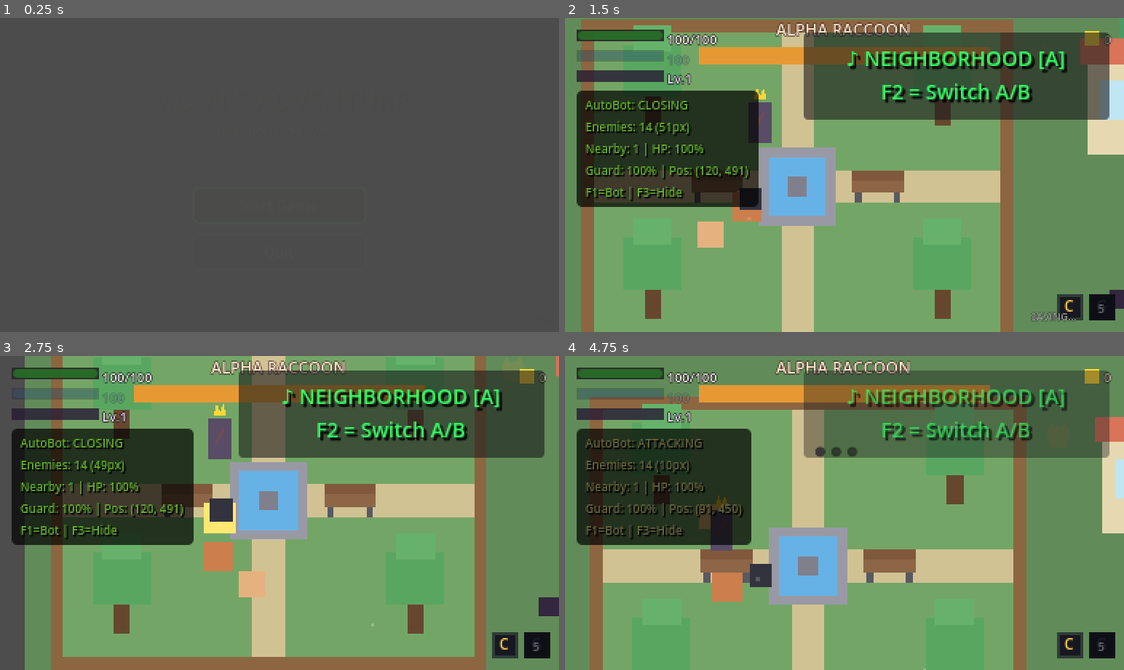
Above: before the commit, frames 1-4 (two rows, left to right).
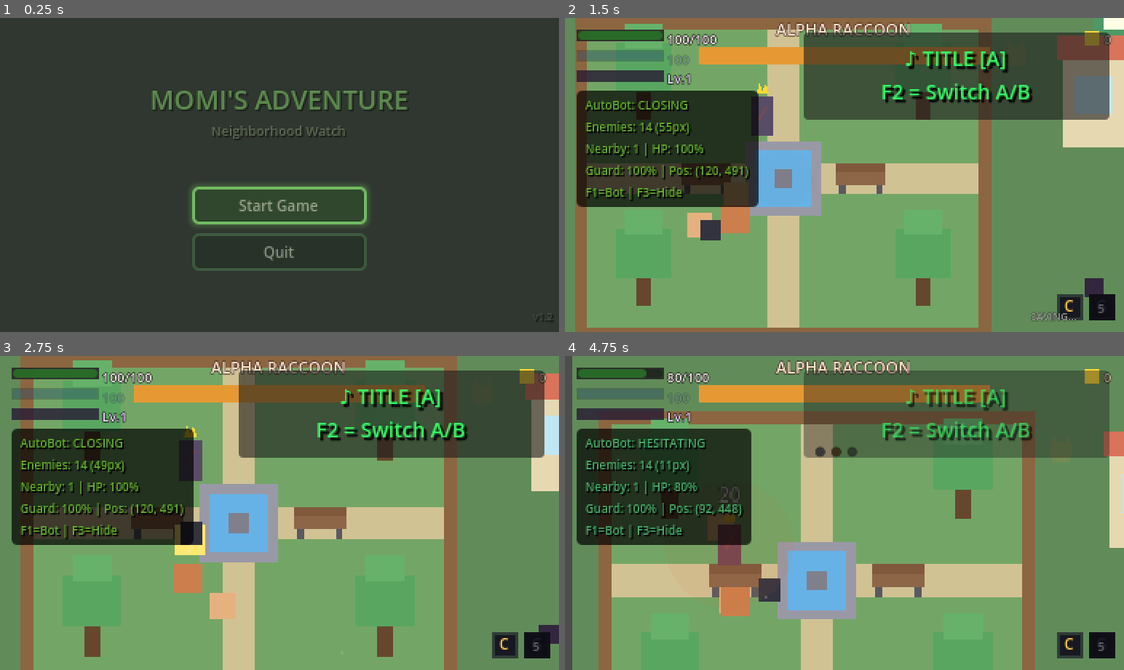
Above: after the commit, the same moments.

Repository: anthonyscry/momi-chronicles
Game: Godot game, scene res://ui/menus/title_screen.tscn
The game is run twice, just before and just after one commit, with the same random seed, the same clock (stepped at 60 frames per second) and the same inputs.
Inputs (mouse positions are in pixels of both pictures, inside the frame that each line leads up to):
- Up to frame 1 (0.25 s): no input
- Up to frame 2 (1.5 s): click (844, 206) at 0.5 s, where only the run after the commit has a clickable "Start Game"; tap Enter (ui_accept) at 1.25 s; move the mouse to (967, 159) at 1.27 s; hold D (move_right) from 1.28 s (still down); hold Space (attack) from 1.28 s (still down); click (967, 159) at 1.42 s
- Up to frame 3 (2.75 s): tap Enter (ui_accept) at 1.52, 2.27 s; tap V (block) at 1.55, 2.1 s; move the mouse to (167, 528) at 2.02 s; release D (move_right) at 2.03 s; release Space (attack) at 2.03 s; hold S (move_down) from 2.03 s (still down); tap Q (cycle_companion) at 2.3 s
- Up to frame 4 (4.75 s): move the mouse to (900, 443) at 2.77 s; release S (move_down) at 2.78 s; hold D (move_right) 2.78-3.53 s; hold Q (cycle_companion) 2.78-3.53 s; tap X (dodge) at 3.05, 3.6 s; move the mouse to (816, 575) at 3.52 s; hold W (move_up) 3.53-4.28 s; click (816, 575) at 3.67 s; tap Enter (ui_accept) at 3.77, 4.52 s; tap E (interact) at 3.8 s; move the mouse to (1012, 560) at 4.27 s; hold A (move_left) from 4.28 s (still down); hold E (interact) from 4.28 s (still down); tap Shift (run) at 4.55 s

The runs differ from the first frame. In frame 1, 98% of the frame differs, in the area x 0-100%, y 0-100%; in frame 2, 26%; in frame 3, 47%; in frame 4, 28%.

Commit message:
fix: full bug audit — stuck input, class resolution, zone exits, boss arena
9 bugs fixed across 13 files:

Stuck Input (root cause of F1 toggle not working):
- Ring menu navigation pressed move_left/right/down without release
- Created _tap_action() helper: press + release next frame
- Replaced all 11 Input.parse_input_event calls with _tap_action()
- Added directional actions to toggle-off cleanup
- Added UI focus release on bot disable

Class Resolution Cascade (zero parse errors now):
- CompanionData autoload not available at parse time
- Used const preload() pattern in companion_ai, companion_base,
  party_manager, and base_zone (for InteractiveGrass)
- Removed CompanionAI type annotation to break dependency chain

Zone & Combat Fixes:
- Boss arena: added Player instance + camera limits + victory exit
- Boss buffed: HP 200->400, DMG 25->35 (50 enraged), faster attacks
- Zone exits: 0.5s entry cooldown prevents bounce-back
- Backyard spawn moved away from exit (30->60px, 108->140px)
- EnemyBase: virtual get_attack_state_name() for enemy subtypes
- StrayCat: overrides to CatPounce instead of missing Attack
- enemy_chase.gd: uses dynamic attack state name

Diff:
--- a/autoloads/auto_bot.gd
+++ b/autoloads/auto_bot.gd
@@ -232,6 +232,7 @@
 
 # Auto-start flag to prevent spam clicking
 var auto_start_attempted: bool = false
+var auto_start_delay: float = 1.5  # Wait for title screen animation to finish
 
 # =============================================================================
 # LIFECYCLE
@@ -254,27 +255,20 @@
 	# Toggle with F1
 	_handle_toggle_input()
 
-	# Auto-start: If on title screen and no player, click appropriate button (once)
+	# Auto-start: If on title screen and no player, auto-click start/continue
 	if enabled and player_ref == null and not auto_start_attempted:
-		# First check for confirmation dialog (overwrite save prompt)
-		var confirm_dialog = get_tree().root.find_child("ConfirmationDialog", true, false)
-		if confirm_dialog and confirm_dialog is ConfirmationDialog and confirm_dialog.visible:
-			auto_start_attempted = true
-			print("[AutoBot] Confirming new game!")
-			confirm_dialog.confirmed.emit()
+		if auto_start_delay > 0:
+			auto_start_delay -= delta
 		else:
-			# Prefer Continue if it exists (has save), otherwise Start
-			var continue_btn = get_tree().root.find_child("ContinueButton", true, false)
-			if continue_btn and continue_btn is Button and continue_btn.visible:
+			var scene = get_tree().current_scene
+			if scene is TitleScreen:
 				auto_start_attempted = true
-				print("[AutoBot] Continuing saved game!")
-				continue_btn.pressed.emit()
-			else:
-				var start_btn = get_tree().root.find_child("StartButton", true, false)
-				if start_btn and start_btn is Button and start_btn.visible:
-					auto_start_attempted = true
+				if SaveManager.has_save():
+					print("[AutoBot] Continuing saved game!")
+					scene._on_continue_pressed()
+				else:
 					print("[AutoBot] Starting new game!")
-					start_btn.pressed.emit()
+					scene._on_start_pressed()
 
 	# Get player reference
 	_ensure_player_reference()
@@ -370,6 +364,7 @@
 		if player_ref != null:
 			print("[AutoBot] Found player")
 			auto_start_attempted = false  # Reset for next title screen visit
+			auto_start_delay = 1.5  # Reset delay for next title screen
 			_zone_size_detected = false  # Re-detect zone on new player
 			zone_kills = 0  # Reset kill counter on zone transition
 			target_zone_exit = null  # Clear exit reference
@@ -393,6 +388,17 @@
 			is_charging = false
 			is_blocking = false
 			attempting_parry = false
+			# Release ALL virtual key presses — including directional inputs
+			# used by ring menu navigation (move_left/right/down) which share
+			# the same actions as player movement
+			for action in ["interact", "ring_menu", "attack", "dodge", "block",
+					"special_attack", "run", "cycle_companion",
+					"move_left", "move_right", "move_up", "move_down"]:
+				Input.action_release(action)
+			# Release UI focus so keyboard input goes back to the game
+			var viewport = get_viewport()
+			if viewport and viewport.gui_get_focus_owner():
+				viewport.gui_get_focus_owner().release_focus()
 
 
 # =============================================================================
@@ -1009,8 +1015,10 @@
 
 func _update_zone_awareness() -> void:
 	# Only re-detect when zone ref is lost (zone transition) or not yet detected
-	if _zone_size_detected and is_instance_valid(current_zone_ref):
-		return
+	if _zone_size_detected:
+		# If we have a zone ref, only re-detect if it becomes invalid (zone transition)
+		if current_zone_ref == null or is_instance_valid(current_zone_ref):
+			return
 
 	if player_ref == null:
 		return
@@ -1031,7 +1039,8 @@
 		var cam = player_ref.get_node("Camera2D")
 		var w = cam.limit_right - cam.limit_left
 		var h = cam.limit_bottom - cam.limit_top
-		if w > 0 and h > 0:
+		# Ignore Godot default limits (20M) — they mean "no limits set"
+		if w > 0 and h > 0 and w < 100000 and h < 100000:
 			current_zone_size = Vector2(w, h)
 			_zone_size_detected = true
 			print("[AutoBot] Zone size from camera: %s" % current_zone_size)
@@ -1844,10 +1853,7 @@
 			zone_exit_interact_cooldown = 1.0  # 1s cooldown between presses
 			if target_zone_exit.require_interaction:
 				# Simulate E press for interactive exits (manhole, boss door)
-				var event = InputEventAction.new()
-				event.action = "interact"
-				event.pressed = true
-				Input.parse_input_event(event)
+				_tap_action("interact")
 				print("[AutoBot] Pressing interact at zone exit: %s" % target_zone_exit.exit_id)
 			# Non-interactive exits trigger automatically when player walks in
 
@@ -1891,7 +1897,7 @@
 		if is_instance_valid(current_zone_ref):
 			# Search for ShopNPC in zone
 			for child in current_zone_ref.get_children():
-				if child is ShopNPC:
+				if child.get_script() and child.get_script().get_global_name() == &"ShopNPC":
 					shop_npc_ref = child
 					break
 
@@ -1922,16 +1928,22 @@
 		return false
 
 
+## Simulate a momentary action press — presses then releases next frame
+## Prevents synthetic inputs from getting stuck in the Input singleton
+func _tap_action(action_name: String) -> void:
+	Input.action_press(action_name)
+	# Release next frame so it registers as a single tap
+	await get_tree().process_frame
+	Input.action_release(action_name)
+
+
 ## Schedule closing the shop after a brief browse period
 func _schedule_shop_close() -> void:
 	# Close shop after 2 seconds (auto-browse)
 	await get_tree().create_timer(2.0).timeout
 
 	# Close shop via ESC/E
-	var close_event = InputEventAction.new()
-	close_event.action = "interact"
-	close_event.pressed = true
-	Input.parse_input_event(close_event)
+	_tap_action("interact")
 	print("[AutoBot] Closing shop")
 
 
@@ -1945,10 +1957,7 @@
 		return
 
 	# Simulate Q key press
-	var event = InputEventAction.new()
-	event.action = "cycle_companion"
-	event.pressed = true
-	Input.parse_input_event(event)
+	_tap_action("cycle_companion")
 
 	print("[AutoBot] Cycled companion -> %s" % GameManager.party_manager.active_companion_id)
 
@@ -1956,10 +1965,7 @@
 ## Test the ring menu by opening, browsing, and closing it
 func _test_ring_menu() -> void:
 	# Open ring menu
-	var open_event = InputEventAction.new()
-	open_event.action = "ring_menu"
-	open_event.pressed = true
-	Input.parse_input_event(open_event)
+	_tap_action("ring_menu")
 
 	print("[AutoBot] Testing ring menu...")
 
@@ -1997,31 +2003,19 @@
 
 	# Navigate right a few times
 	for i in range(3):
-		var nav_event = InputEventAction.new()
-		nav_event.action = "move_right"
-		nav_event.pressed = true
-		Input.parse_input_event(nav_event)
+		_tap_action("move_right")
 		await get_tree().create_timer(0.3).timeout
 
 	# Switch to next ring (down)
-	var switch_event = InputEventAction.new()
-	switch_event.action = "move_down"
-	switch_event.pressed = true
-	Input.parse_input_event(switch_event)
+	_tap_action("move_down")
 	await get_tree().create_timer(0.5).timeout
 
 	# Navigate a bit more
 	for i in range(2):
-		var nav_event = InputEventAction.new()
-		nav_event.action = "move_left"
-		nav_event.pressed = true
-		Input.parse_input_event(nav_event)
+		_tap_action("move_left")
 		await get_tree().create_timer(0.3).timeout
 
 	# Close ring menu
-	var close_event = InputEventAction.new()
-	close_event.action = "ring_menu"
-	close_event.pressed = true
-	Input.parse_input_event(close_event)
+	_tap_action("ring_menu")
 
 	print("[AutoBot] Ring menu test complete")
--- a/characters/companions/companion_base.gd
+++ b/characters/companions/companion_base.gd
@@ -35,13 +35,16 @@
 var attack_timer: float = 0.0
 const ATTACK_DURATION: float = 0.15
 
+## Preload to avoid autoload parse-time dependency
+const _CompanionData = preload("res://systems/party/companion_data.gd")
+
 ## Components
 @onready var sprite: Polygon2D = $Sprite2D
 @onready var collision: CollisionShape2D = $CollisionShape2D
 @onready var hitbox_area: Area2D = $Hitbox
 @onready var hitbox_shape: CollisionShape2D = $Hitbox/CollisionShape2D
 @onready var hurtbox_area: Area2D = $Hurtbox
-@onready var ai: CompanionAI = $CompanionAI
+@onready var ai = $CompanionAI  # Removed type to avoid parse-order dependency
 
 func _ready() -> void:
 	add_to_group("companions")
@@ -60,7 +63,7 @@
 
 	# Setup AI
 	if ai:
-		var preset = CompanionData.AIPreset.BALANCED
+		var preset = _CompanionData.AIPreset.BALANCED
 		if GameManager.party_manager:
 			preset = GameManager.party_manager.ai_presets.get(companion_id, preset)
 		ai.setup(self, preset)
@@ -70,7 +73,7 @@
 		hitbox_shape.disabled = true
 
 func _load_companion_data() -> void:
-	var data = CompanionData.get_companion(companion_id)
+	var data = _CompanionData.get_companion(companion_id)
 	if data.is_empty():
 		return
 
--- a/characters/enemies/boss_raccoon_king.gd
+++ b/characters/enemies/boss_raccoon_king.gd
@@ -8,13 +8,13 @@
 # =============================================================================
 
 ## Boss stats (override base)
-const BOSS_MAX_HP: int = 200
-const BOSS_DAMAGE: int = 25
-const BOSS_SPEED: float = 40.0
-const BOSS_EXP: int = 200
+const BOSS_MAX_HP: int = 400
+const BOSS_DAMAGE: int = 35
+const BOSS_SPEED: float = 50.0
+const BOSS_EXP: int = 500
 
 ## Attack pattern timings
-const ATTACK_COOLDOWN_BASE: float = 2.0
+const ATTACK_COOLDOWN_BASE: float = 1.5
 const ENRAGE_THRESHOLD: float = 0.5  # 50% HP
 
 ## Attack patterns
@@ -112,9 +112,10 @@
 	is_enraged = true
 	phase = 2
 
-	# Speed up attacks
-	attack_cooldown = ATTACK_COOLDOWN_BASE * 0.6
-	chase_speed = BOSS_SPEED * 2.0
+	# Speed up attacks and hit harder
+	attack_cooldown = ATTACK_COOLDOWN_BASE * 0.4
+	chase_speed = BOSS_SPEED * 2.5
+	attack_damage = BOSS_DAMAGE + 15  # 50 damage in enrage
 
 	# Visual feedback
 	if sprite:
--- a/characters/enemies/enemy_base.gd
+++ b/characters/enemies/enemy_base.gd
@@ -62,6 +62,11 @@
 	add_child(health_bar)
 	# Position above the enemy sprite
 	health_bar.position = Vector2(-12, -18)
+
+
+## Override to use a different attack state (e.g. CatPounce instead of Attack)
+func get_attack_state_name() -> String:
+	return "Attack"
 
 
 func is_alive() -> bool:
--- a/characters/enemies/states/enemy_chase.gd
+++ b/characters/enemies/states/enemy_chase.gd
@@ -30,7 +30,7 @@
 
 	# In attack range and can attack
 	if player.is_target_in_attack_range() and player.can_attack:
-		state_machine.transition_to("Attack")
+		state_machine.transition_to(player.get_attack_state_name())
 		return
 
 	var distance = player.get_distance_to_target()
--- a/characters/enemies/stray_cat.gd
+++ b/characters/enemies/stray_cat.gd
@@ -33,6 +33,11 @@
 		])
 
 
+## Cat attacks via pounce, not generic Attack state
+func get_attack_state_name() -> String:
+	return "CatPounce"
+
+
 ## Cat drops: 70% chance for 1-2 coins, 20% chance for health
 func _init_default_drops() -> void:
 	drop_table = [
--- a/components/zone_exit/zone_exit.gd
+++ b/components/zone_exit/zone_exit.gd
@@ -27,6 +27,7 @@
 # =============================================================================
 
 var player_in_area: bool = false
+var _entry_cooldown: float = 0.5  # Grace period after zone loads to prevent bounce-back
 
 # =============================================================================
 # NODE REFERENCES
@@ -53,8 +54,13 @@
 		indicator.color = indicator_color
 
 
+func _process(delta: float) -> void:
+	if _entry_cooldown > 0:
+		_entry_cooldown -= delta
+
+
 func _unhandled_input(event: InputEvent) -> void:
-	if require_interaction and player_in_area:
+	if require_interaction and player_in_area and _entry_cooldown <= 0:
 		if event.is_action_pressed("interact") or event.is_action_pressed("attack"):
 			_trigger_transition()
 
@@ -65,7 +71,7 @@
 func _on_body_entered(body: Node2D) -> void:
 	if body is Player:
 		player_in_area = true
-		if not require_interaction:
+		if not require_interaction and _entry_cooldown <= 0:
 			_trigger_transition()
 
 
--- a/systems/party/companion_ai.gd
+++ b/systems/party/companion_ai.gd
@@ -1,14 +1,17 @@
 extends Node
 class_name CompanionAI
 
+## Preload companion data to avoid autoload parse-time dependency
+const _CompanionData = preload("res://systems/party/companion_data.gd")
+
 ## AI behavior presets
-var preset: int = CompanionData.AIPreset.BALANCED
+var preset: int = _CompanionData.AIPreset.BALANCED
 
 ## Distance settings per preset
 const PRESET_DISTANCES: Dictionary = {
-	CompanionData.AIPreset.AGGRESSIVE: {"follow": 60, "attack": 120},
-	CompanionData.AIPreset.BALANCED: {"follow": 80, "attack": 100},
-	CompanionData.AIPreset.DEFENSIVE: {"follow": 40, "attack": 80},
+	_CompanionData.AIPreset.AGGRESSIVE: {"follow": 60, "attack": 120},
+	_CompanionData.AIPreset.BALANCED: {"follow": 80, "attack": 100},
+	_CompanionData.AIPreset.DEFENSIVE: {"follow": 40, "attack": 80},
 }
 
 ## Reference to owner
@@ -82,7 +85,7 @@
 
 func should_block() -> bool:
 	# Tank preset blocks more
-	if preset != CompanionData.AIPreset.DEFENSIVE:
+	if preset != _CompanionData.AIPreset.DEFENSIVE:
 		return false
 
 	# Check if enemy is attacking nearby
--- a/systems/party/party_manager.gd
+++ b/systems/party/party_manager.gd
@@ -1,5 +1,8 @@
 extends Node
 class_name PartyManager
+
+## Preload companion data to avoid autoload parse-time dependency
+const _CompanionData = preload("res://systems/party/companion_data.gd")
 
 signal active_companion_changed(companion_id: String)
 signal companion_knocked_out(companion_id: String)
@@ -20,9 +23,9 @@
 
 ## AI preset per companion
 var ai_presets: Dictionary = {
-	"momi": CompanionData.AIPreset.AGGRESSIVE,
-	"cinnamon": CompanionData.AIPreset.DEFENSIVE,
-	"philo": CompanionData.AIPreset.BALANCED,
+	"momi": _CompanionData.AIPreset.AGGRESSIVE,
+	"cinnamon": _CompanionData.AIPreset.DEFENSIVE,
+	"philo": _CompanionData.AIPreset.BALANCED,
 }
 
 ## Pending health/meters from save data (applied when companions register)
@@ -130,7 +133,7 @@
 	var result: Array[Dictionary] = []
 
 	for companion_id in PARTY_ORDER:
-		var data = CompanionData.get_companion(companion_id)
+		var data = _CompanionData.get_companion(companion_id)
 		data["is_active"] = (companion_id == active_companion_id)
 		data["is_knocked_out"] = knocked_out.has(companion_id)
 
@@ -198,9 +201,9 @@
 		knocked_out[ko_id] = true
 
 	ai_presets = data.get("presets", {
-		"momi": CompanionData.AIPreset.AGGRESSIVE,
-		"cinnamon": CompanionData.AIPreset.DEFENSIVE,
-		"philo": CompanionData.AIPreset.BALANCED,
+		"momi": _CompanionData.AIPreset.AGGRESSIVE,
+		"cinnamon": _CompanionData.AIPreset.DEFENSIVE,
+		"philo": _CompanionData.AIPreset.BALANCED,
 	}).duplicate()
 
 	# Store pending health/meters for deferred application
--- a/world/zones/backyard.gd
+++ b/world/zones/backyard.gd
@@ -10,8 +10,8 @@
 
 ## Named spawn points in this zone
 var spawn_points: Dictionary = {
-	"default": Vector2(30, 108),
-	"from_neighborhood": Vector2(30, 108),
+	"default": Vector2(60, 140),
+	"from_neighborhood": Vector2(60, 140),
 	"center": Vector2(192, 108)
 }
 
--- a/world/zones/base_zone.gd
+++ b/world/zones/base_zone.gd
@@ -24,6 +24,12 @@
 
 ## Minimum distance from player for respawn (off-camera)
 @export var respawn_min_distance: float = 200.0
+
+# =============================================================================
+# PRELOADS (avoid global class_name resolution issues)
+# =============================================================================
+
+const _InteractiveGrass = preload("res://components/effects/interactive_grass.gd")
 
 # =============================================================================
 # NODE REFERENCES
@@ -138,7 +144,7 @@
 	var margin = 30  # Keep away from zone edges
 
 	for i in range(grass_count):
-		var grass = InteractiveGrass.new()
+		var grass = _InteractiveGrass.new()
 
 		# Random position within zone bounds (avoiding edges)
 		var x = randf_range(margin, zone_size.x - margin)
--- a/world/zones/boss_arena.gd
+++ b/world/zones/boss_arena.gd
@@ -4,6 +4,7 @@
 
 const BOSS_SCENE = preload("res://characters/enemies/boss_raccoon_king.tscn")
 const HEALTH_PICKUP_SCENE = preload("res://components/health/health_pickup.tscn")
+const ZONE_EXIT_SCENE = preload("res://components/zone_exit/zone_exit.tscn")
 
 # =============================================================================
 # ARENA STATE
@@ -27,10 +28,12 @@
 	# Connect to boss events
 	Events.boss_defeated.connect(_on_boss_defeated)
 
-	# Position player
+	# Position player and set camera limits for this small arena
 	var player = get_tree().get_first_node_in_group("player")
 	if player and player_spawn_point:
 		player.global_position = player_spawn_point.global_position
+	if player and player.has_method("set_camera_limits"):
+		player.set_camera_limits(Rect2(Vector2.ZERO, Vector2(384, 216)))
 
 	# Spawn boss
 	_spawn_boss()
@@ -92,6 +95,9 @@
 	# Spawn rewards
 	_spawn_victory_rewards()
 
+	# Spawn exit back to sewers
+	_spawn_victory_exit()
+
 func _spawn_victory_rewards() -> void:
 	# Spawn multiple health pickups
 	for i in range(3):
@@ -99,6 +105,18 @@
 		var spawn_pos = boss_spawn_point.global_position if boss_spawn_point else Vector2(192, 80)
 		pickup.global_position = spawn_pos + Vector2(randf_range(-30, 30), randf_range(-30, 30))
 		add_child(pickup)
+
+func _spawn_victory_exit() -> void:
+	# Create exit at the entrance door position (bottom of arena)
+	var exit = ZONE_EXIT_SCENE.instantiate()
+	exit.exit_id = "victory_exit"
+	exit.target_zone = "neighborhood"
+	exit.target_spawn = "default"
+	exit.require_interaction = false
+	exit.position = Vector2(192, 200)  # Entrance door position
+	add_child(exit)
+	print("[BossArena] Victory exit spawned — walk south to leave!")
+
 
 # =============================================================================
 # DOOR ANIMATIONS
--- a/world/zones/boss_arena.tscn
+++ b/world/zones/boss_arena.tscn
@@ -1,6 +1,7 @@
-[gd_scene load_steps=3 format=3 uid="uid://boss_arena_001"]
+[gd_scene load_steps=4 format=3 uid="uid://boss_arena_001"]
 
 [ext_resource type="Script" path="res://world/zones/boss_arena.gd" id="1_arena"]
+[ext_resource type="PackedScene" uid="uid://c1kpwx5v8mh5r" path="res://characters/player/player.tscn" id="2_player"]
 
 [sub_resource type="RectangleShape2D" id="wall_shape"]
 size = Vector2(384, 20)
@@ -92,6 +93,9 @@
 [node name="CollisionShape2D" type="CollisionShape2D" parent="Doors/ExitBlocker"]
 shape = SubResource("door_shape")
 
+[node name="Player" parent="." instance=ExtResource("2_player")]
+position = Vector2(192, 170)
+
 [node name="BossSpawnPoint" type="Marker2D" parent="."]
 position = Vector2(192, 80)
 
